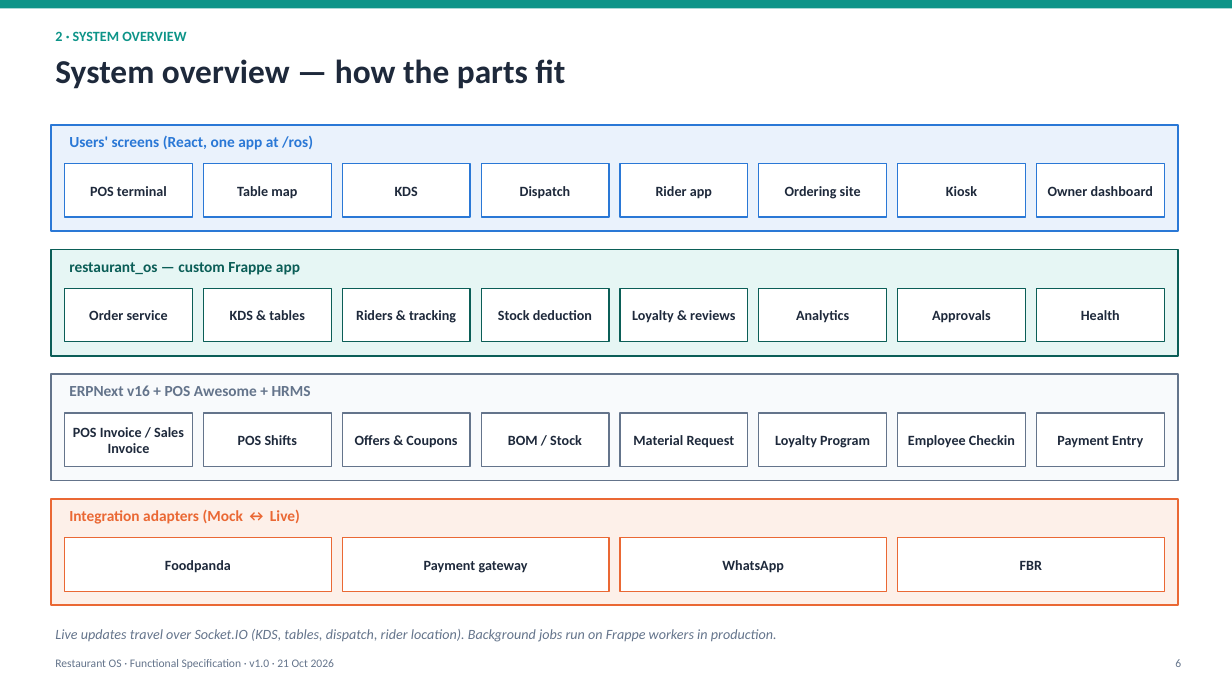
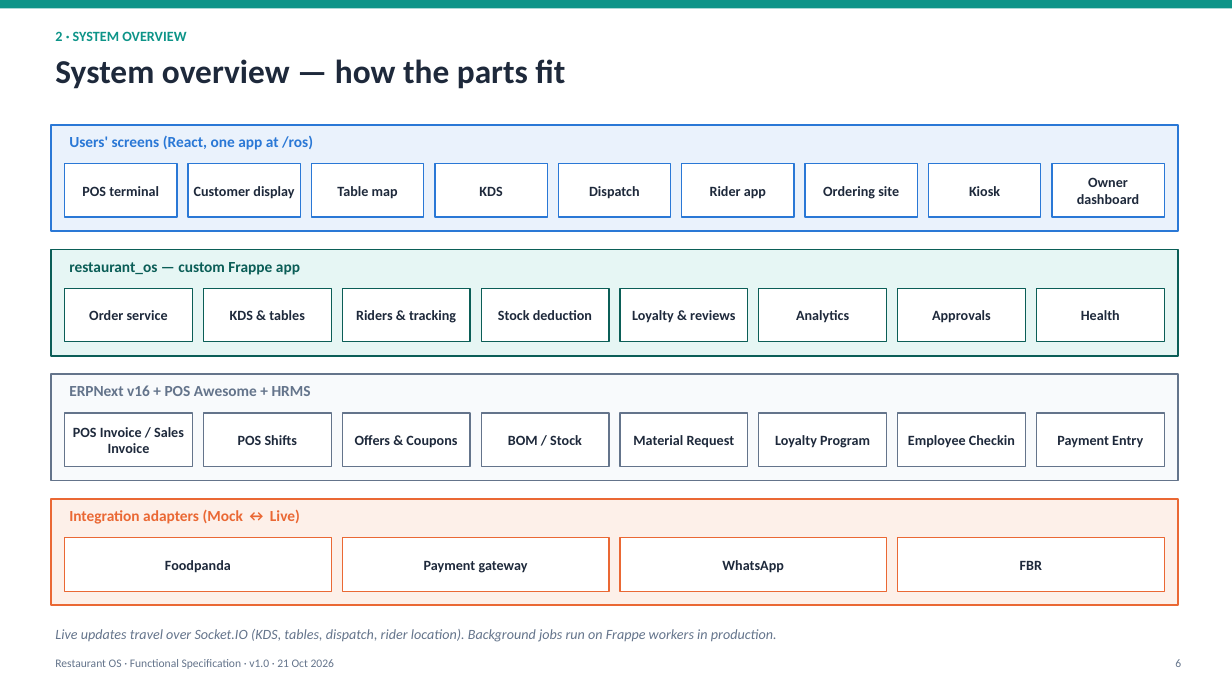
Before and after one commit to maqmalak/restaurant_os, a slide deck: slide 6 of docs/Restaurant_OS_FSD.pptx. Drawn at 1232x693 pixels with LibreOffice and Linux fonts; fonts in the diff are those of the drawing. Boxes give left, top, right and bottom in pixels: in the first picture for what was removed or moved away, otherwise in the second. Text is boxed around its words. In the diff, an @@ line names an element or a change of style, - is before the commit and + after.

```diff
--- a/docs/Restaurant_OS_FSD.pptx
+++ b/docs/Restaurant_OS_FSD.pptx
@@ rectangle "POS terminal": place and size @@
-rectangle "POS terminal" at box(65, 164, 192, 217)
+rectangle "POS terminal" at box(65, 164, 177, 217)
@@ rectangle added at box(189, 164, 301, 217), fill #FFFFFF, outline #2A78D6 1 pt, 11 pt, text #1E293B, bold @@
+Customer display
@@ rectangle "Table map": place and size @@
-rectangle "Table map" at box(203, 164, 331, 217)
+rectangle "Table map" at box(311, 164, 424, 217)
@@ rectangle "KDS": place and size @@
-rectangle "KDS" at box(343, 164, 470, 217)
+rectangle "KDS" at box(435, 164, 548, 217)
@@ rectangle "Dispatch": place and size @@
-rectangle "Dispatch" at box(482, 164, 609, 217)
+rectangle "Dispatch" at box(558, 164, 671, 217)
@@ rectangle "Rider app": place and size @@
-rectangle "Rider app" at box(620, 164, 748, 217)
+rectangle "Rider app" at box(682, 164, 795, 217)
@@ rectangle "Ordering site": place and size @@
-rectangle "Ordering site" at box(759, 164, 886, 217)
+rectangle "Ordering site" at box(805, 164, 918, 217)
@@ rectangle "Kiosk": place and size @@
-rectangle "Kiosk" at box(897, 164, 1025, 217)
+rectangle "Kiosk" at box(929, 164, 1042, 217)
@@ rectangle "Owner dashboard": place and size @@
-rectangle "Owner dashboard" at box(1037, 164, 1165, 217)
+rectangle "Owner dashboard" at box(1052, 164, 1165, 217)
```
Also in this commit, not shown: 5 other slides changed, 1 other file.
